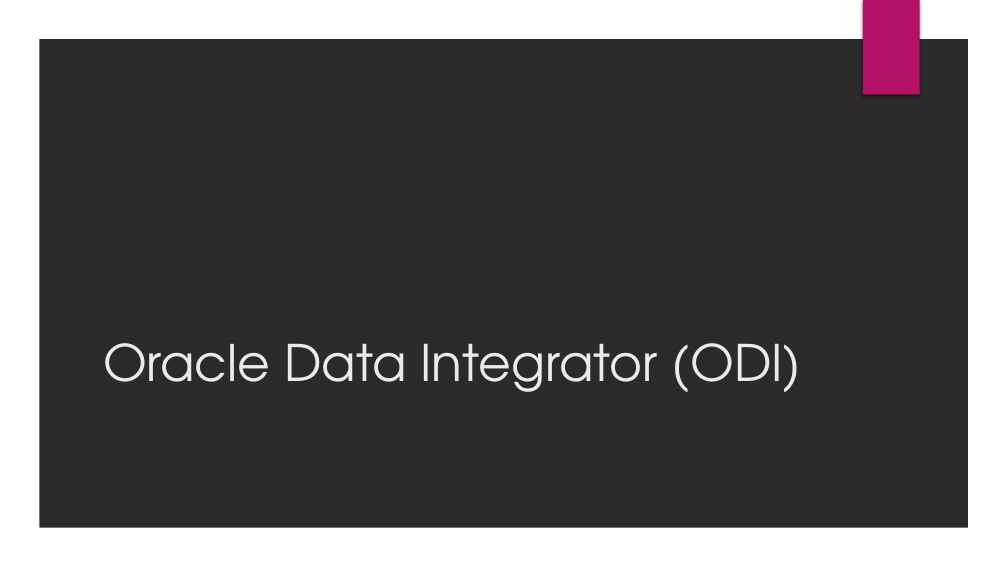
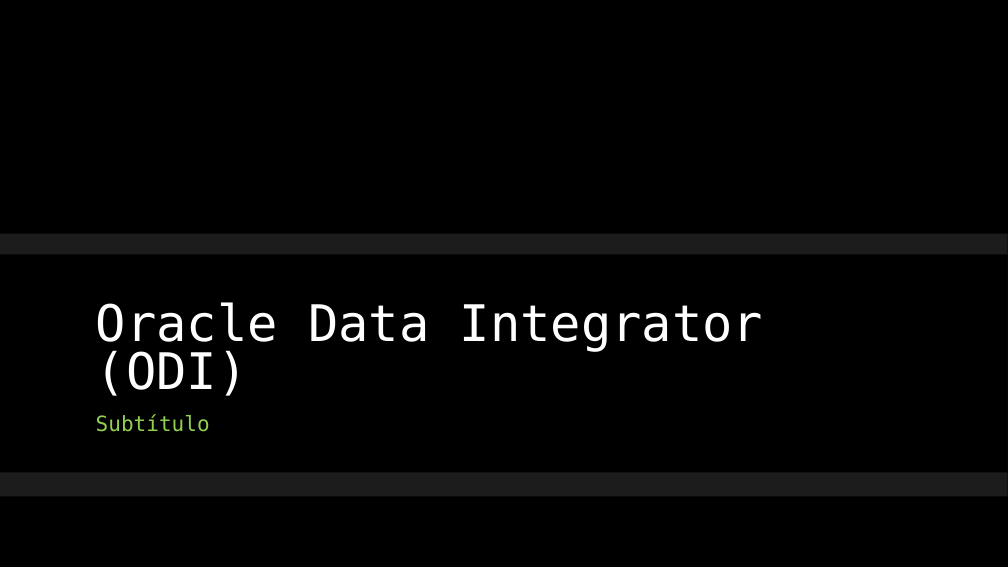
Before and after one commit to willanythayse/odi-develop-workout, a slide deck: slide 1 of Oracle Data Integrator (ODI).pptx. Drawn at 1008x567 pixels with LibreOffice and Linux fonts; fonts in the diff are those of the drawing; background and template pictures are left out; a plain dark background stands for a picture behind light text. Boxes give left, top, right and bottom in pixels: in the first picture for what was removed or moved away, otherwise in the second. Text is boxed around its words. In the diff, an @@ line names an element or a change of style, - is before the commit and + after.

```diff
--- a/Oracle Data Integrator (ODI).pptx
+++ b/Oracle Data Integrator (ODI).pptx
@@ freeform shape removed at bbox=[0, 0, 1008, 567] @@
@@ rectangle removed at bbox=[863, 0, 920, 95] @@
@@ rectangle added at bbox=[0, 234, 1008, 497], fill #262626 at 75% opacity @@
@@ rectangle added at bbox=[0, 254, 1008, 473], fill #000000 @@
@@ title "Oracle Data Integrator (ODI)": place and size @@
-title "Oracle Data Integrator (ODI)" at bbox=[103, 343, 802, 392]
+title "Oracle Data Integrator (ODI)" at bbox=[96, 302, 763, 396]
@@ title "Oracle Data Integrator (ODI)" at bbox=[96, 302, 763, 396]: font TeX Gyre Adventor to DejaVu Sans Mono, text colour #EBEBEB to #FFFFFF; line spacing 1 to 0.8 @@
@@ subtitle added at bbox=[96, 414, 210, 432], 20 pt, text #92D050 @@
+Subtítulo
```
Also in this commit, not shown: 1 other slide changed, 9 slides added, 10 slides removed, 10 other files.
